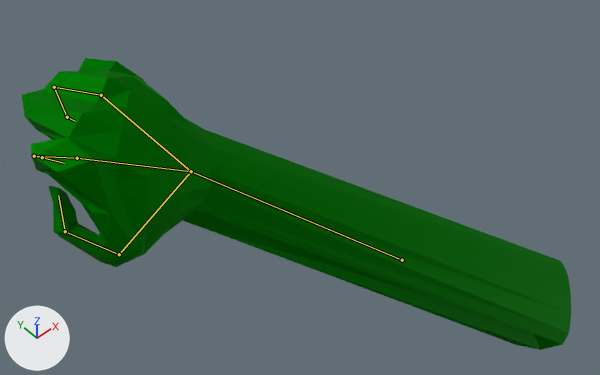
One commit to the Blender file resources/scrap/hand.blend: the scene before it, then after it.
Camera for both pictures: a 50 mm camera at (-2.51, -0.19, 1.64) aimed at (2.43, 5.33, -6.2). The lights are fixed; the arrows at lower left show +X, +Y and +Z. Both versions are drawn at frame 59 of the action 'Grab'; the numbers are the values there. The bones that bend it are drawn over the model as lines.
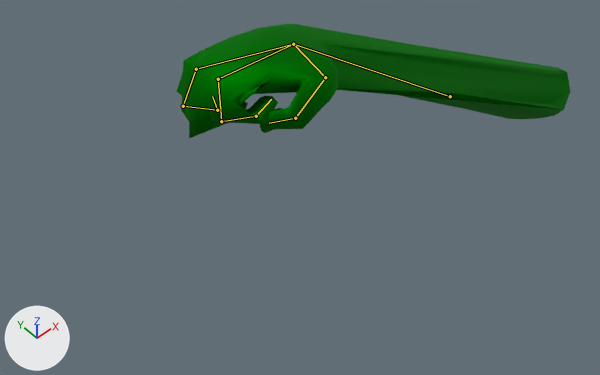
Boxes [x1, y1, x2, y2] around the edits, measured in the pictures (600 x 375 px):
'Cube', posed (28% narrower, 60% shorter): before [22, 58, 571, 350]; after [177, 23, 570, 138]
bone 'Arm', root to tip: before (402, 260) to (191, 171); after (450, 96) to (293, 44)
bone 'Thumb', root to tip: before (191, 171) to (119, 254); after (293, 44) to (325, 77)
bone 'Thumb0', root to tip: before (119, 254) to (65, 231); after (325, 77) to (295, 118)
bone 'Thumb1', root to tip: before (65, 231) to (58, 195); after (295, 118) to (269, 123)
bone 'Index', root to tip: before (191, 171) to (77, 158); after (293, 44) to (218, 79)
bone 'Index0', root to tip: before (77, 158) to (34, 156); after (218, 79) to (221, 121)
bone 'Index1', root to tip: before (34, 156) to (42, 157); after (221, 121) to (256, 116)
bone 'Fingers', root to tip: before (191, 171) to (101, 95); after (293, 44) to (196, 69)
bone 'Fingers0', root to tip: before (101, 95) to (54, 87); after (196, 69) to (183, 106)
bone 'Fingers1', root to tip: before (54, 87) to (67, 117); after (183, 106) to (217, 110)
bone 'Fingers2', root to tip: before (67, 117) to (75, 121); after (217, 110) to (212, 96)

The edits, one by one:
Bone 'Arm' (bone_arm) moves from (2.95, -2.99, -3.26) to (5.52, -2.93, -4.78).
Bone 'Arm' (bone_arm) turns from (-28, 44, 23) to (14, 132, 62) degrees about its own x, y and z.
Bone 'Thumb' (bone_thumb) turns from (-32, -48, 31) to (-20, -36, -1) degrees about its own x, y and z.
Bone 'Thumb0' (bone_thumb0) turns from (12, 11, -56) to (9, 14, -60) degrees about its own x, y and z.
Bone 'Thumb1' (bone_thumb1) turns from (-29, -12, 16) to (-28, -12, 21) degrees about its own x, y and z.
Bone 'Index' (bone_index) turns from (-3, -11, 13) to (8, -8, -20) degrees about its own x, y and z.
Bone 'Index0' (bone_index0) turns from (-75, -3, 19) to (-83, 1, 14) degrees about its own x, y and z.
Bone 'Index1' (bone_index1) turns from (-47, 3, -9) to (-82, 41, -9) degrees about its own x, y and z.
Bone 'Fingers' (bone_fingers) turns from (-1, 2, -15) to (-10, -9, 10) degrees about its own x, y and z.
Bone 'Fingers0' (bone_fingers0) turns from (-20, -14, -5) to (-24, -11, -5) degrees about its own x, y and z.
Bone 'Fingers1' (bone_fingers1) turns from (-70, 31, -3) to (-75, 34, -3) degrees about its own x, y and z.
Bone 'Fingers2' (bone_fingers2) turns from (-106, -8, -77) to (-107, -12, -75) degrees about its own x, y and z.
